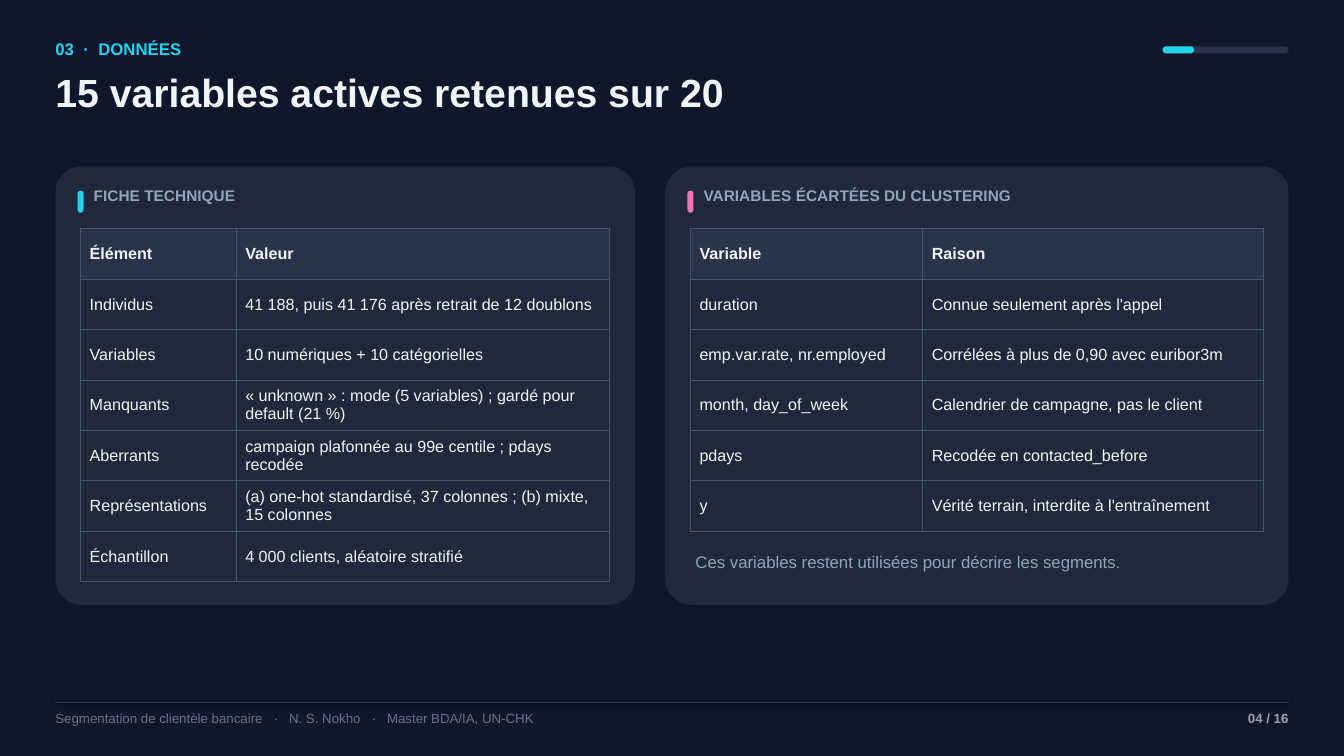
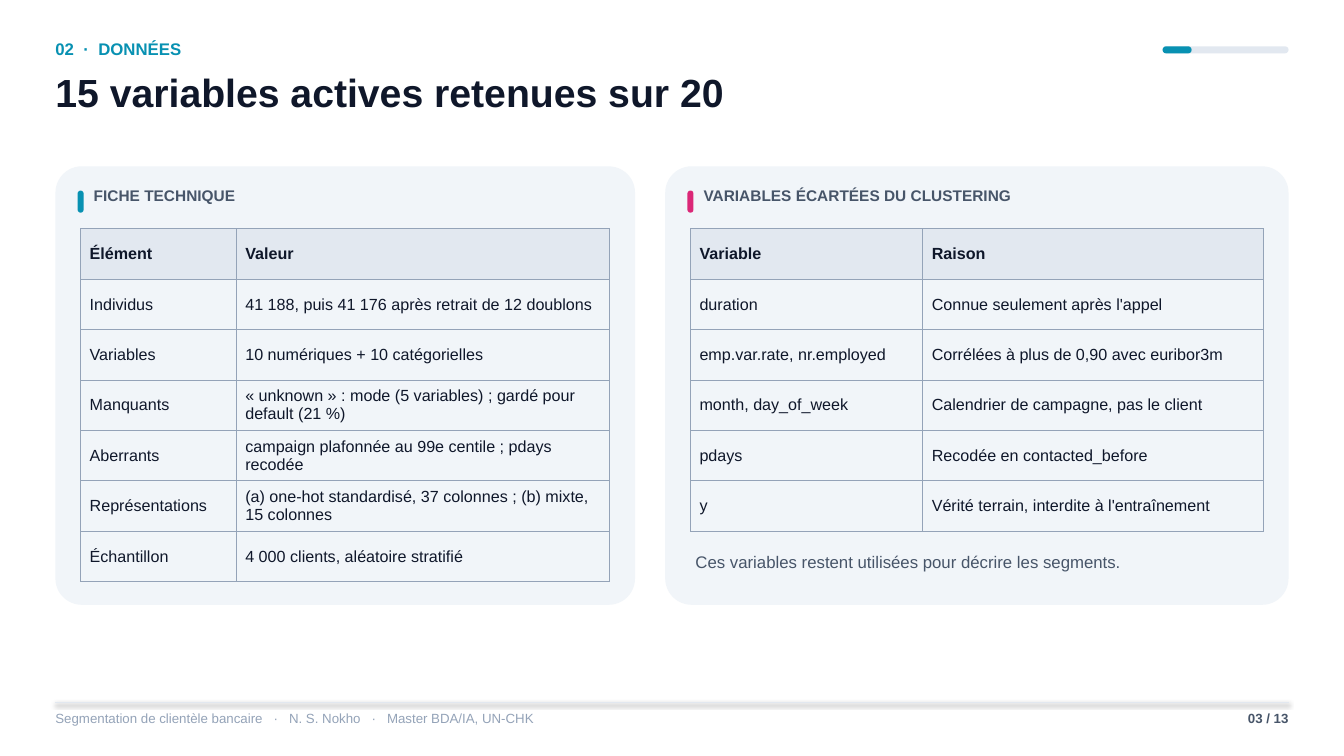
Before and after one commit to Nokho11/segmentation-bancaire, a slide deck: slide 3 of soutenance/soutenance_segmentation_bancaire.pptx (slide 4 before the commit). Drawn at 1344x756 pixels with LibreOffice and Linux fonts; fonts in the diff are those of the drawing. Boxes give left, top, right and bottom in pixels: in the first picture for what was removed or moved away, otherwise in the second. Text is boxed around its words. In the diff, an @@ line names an element or a change of style, - is before the commit and + after.

Commit message:
Soutenance sur fond blanc en 13 diapositives, application enrichie, relecture finale
- Application : distances aux centres, alerte client atypique (Isolation Forest),
  affectation par lot d'un fichier CSV (format UCI) avec export, onglet des segments
- Corrections de cohérence (accords entre méthodes, K-prototypes à k = 4)

```diff
--- a/soutenance/soutenance_segmentation_bancaire.pptx
+++ b/soutenance/soutenance_segmentation_bancaire.pptx
@@ background #0F172A to #FFFFFF @@
@@ text at (55, 41, 181, 55): text changed; text colour #22D3EE to #0891B2 @@
-03 · DONNÉES
+02 · DONNÉES
@@ rounded rectangle at (1163, 46, 1289, 53): fill #273449 to #E2E8F0 @@
@@ rounded rectangle at (1163, 46, 1192, 53): fill #22D3EE to #0891B2 @@
@@ text "15 variables actives retenues sur ..." at (55, 78, 724, 108): text colour #F1F5F9 to #0F172A @@
@@ rounded rectangle at (55, 166, 635, 605): fill #1E293B to #F1F5F9 @@
@@ rounded rectangle at (665, 166, 1289, 605): fill #1E293B to #F1F5F9 @@
@@ rounded rectangle at (78, 191, 84, 213): fill #22D3EE to #0891B2 @@
@@ rounded rectangle at (688, 191, 694, 213): fill #F472B6 to #DB2777 @@
@@ table at (81, 229, 610, 582) @@
@@ fill #273449 to #E2E8F0 in row 1 @@
@@ fill #1E293B to #F1F5F9 in 12 cells @@
@@ text colour #F1F5F9 to #0F172A @@
@@ borders changed @@
@@ table at (691, 229, 1263, 531) @@
@@ fill #273449 to #E2E8F0 in row 1 @@
@@ fill #1E293B to #F1F5F9 in 10 cells @@
@@ text colour #F1F5F9 to #0F172A @@
@@ borders changed @@
@@ text colour #94A3B8 to #475569 in 3 elements at (94, 190, 235, 204), (704, 189, 1011, 201), (695, 555, 1120, 572) @@
@@ text "Segmentation de clientèle bancaire · ..." at (55, 713, 534, 726): text colour #64748B to #94A3B8 @@
@@ line (55, 703) - (1289, 703): stroke #273449 0.75 pt to #E2E8F0 0.75 pt @@
@@ text at (1248, 713, 1289, 723): text changed; text colour #94A3B8 to #475569 @@
-04 / 16
+03 / 13
```
Also in this commit, not shown: 12 other slides changed, 3 slides removed, 7 other files.
